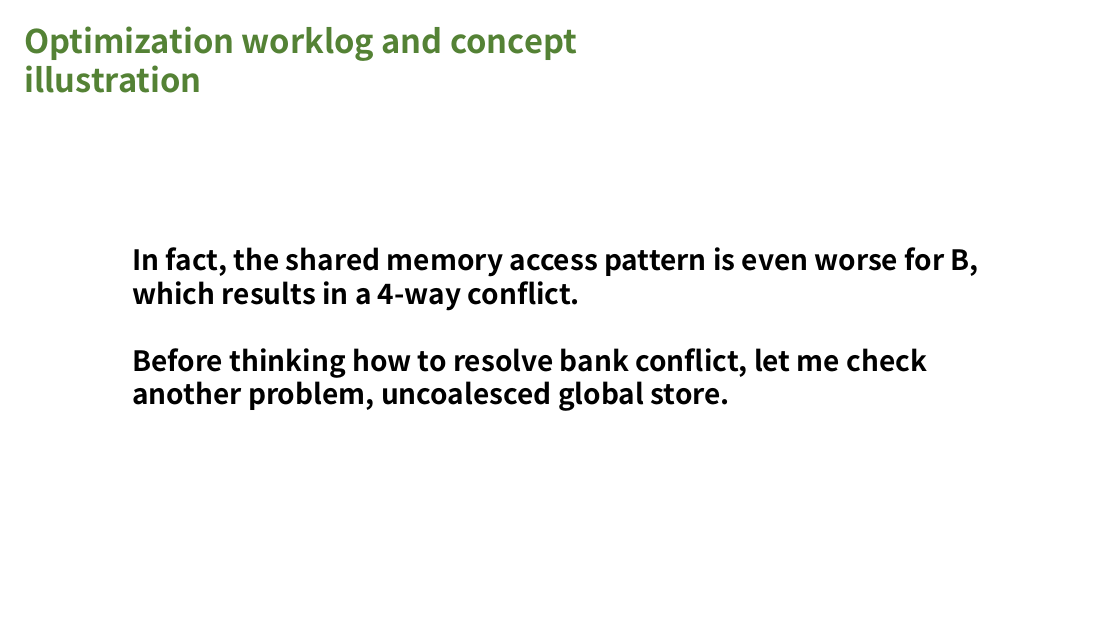
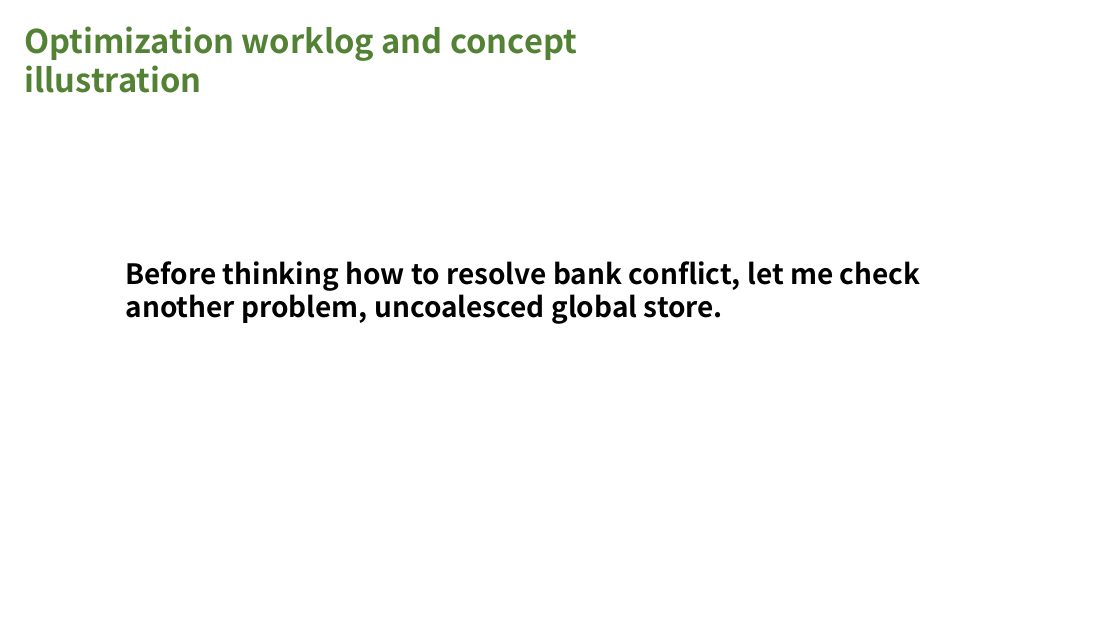
Before and after one commit to InhabitancyCocoon/feather_gemm, a slide deck: slide 33 of docs/presentation.pptx (slide 32 before the commit). Drawn at 1120x630 pixels with LibreOffice and Linux fonts; fonts in the diff are those of the drawing. Boxes give left, top, right and bottom in pixels: in the first picture for what was removed or moved away, otherwise in the second. Text is boxed around its words. In the diff, an @@ line names an element or a change of style, - is before the commit and + after.

Commit message:
revise bank conflict illustration

```diff
--- a/docs/presentation.pptx
+++ b/docs/presentation.pptx
@@ text "Before thinking how to resolve ...": place and size @@
-text "Before thinking how to resolve ..." at <box>132,247,979,411</box>
+text "Before thinking how to resolve ..." at <box>126,261,921,324</box>
@@ text at <box>132,247,979,311</box>: paragraphs removed @@
-In fact, the shared memory access pattern is even worse for B,
-which results in a 4-way conflict.
```
Also in this commit, not shown: 3 other slides changed, 1 slide added, 1 other file.
